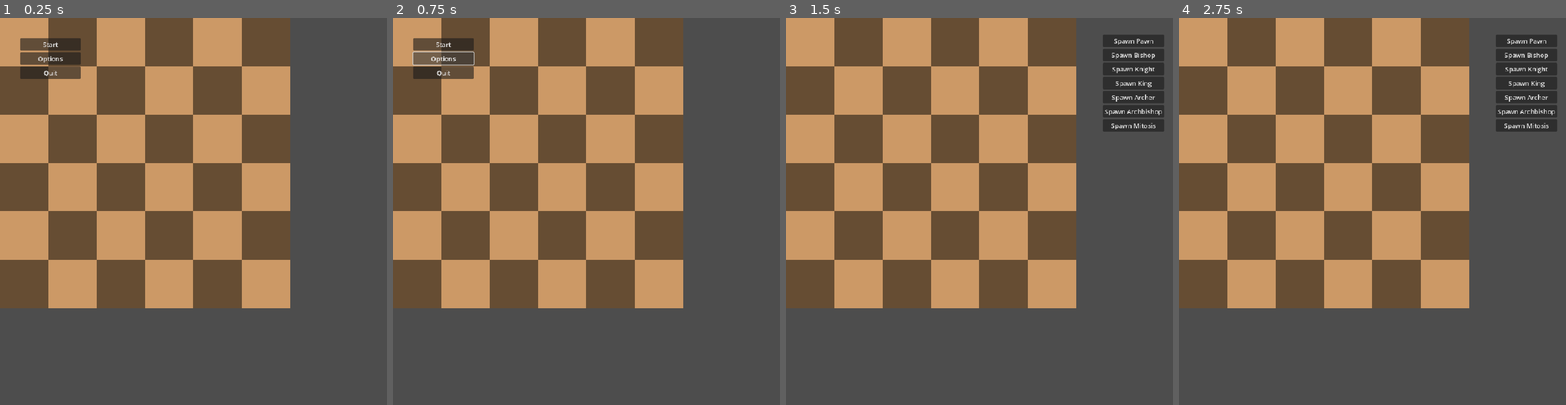
Above: before the commit, frames 1-4 (left to right).
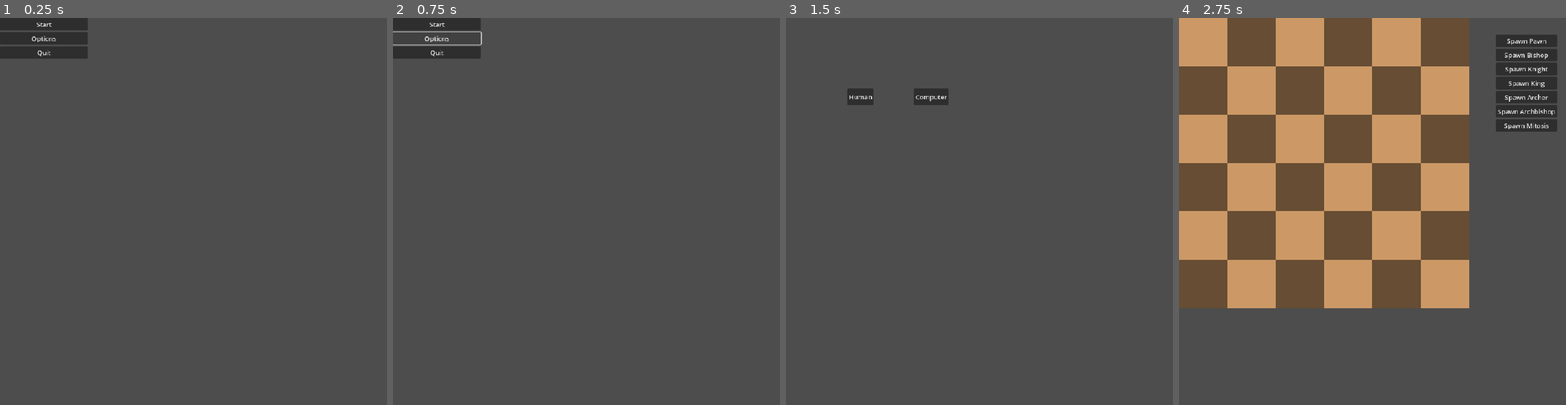
Above: after the commit, the same moments.

Repository: Wyadox/TurnBasedLite
Game: Godot game, scene res://scenes/game.tscn
Two runs of this game, one before a commit and one after it. Both use one fixed random seed, a clock stepped at 60 frames per second and the inputs below. Before the commit the project starts from res://scenes/menu.tscn.
Inputs (mouse positions are in pixels of both pictures, inside the frame that each line leads up to):
- Up to frame 1 (0.25 s): no input
- Up to frame 2 (0.75 s): click "Options" at 0.5 s
- Up to frame 3 (1.5 s): click "Start" at 1.25 s
- Up to frame 4 (2.75 s): click (1252, 95) at 2 s, where only the run after the commit has a clickable "Human"

The runs differ from the first frame. In frame 1, 56% of the frame differs, in the area x 0-75%, y 0-75%; in frame 2, 56%; in frame 3, 60%, in the area x 0-98%, y 0-75%; in frame 4, nothing differs.

Commit message:
Opponent Menu
Choose to play against the computer or another player

Diff:
--- a/chess-game/project.godot
+++ b/chess-game/project.godot
@@ -11,7 +11,7 @@
 [application]
 
 config/name="chess-game"
-run/main_scene="uid://bxe7liyqs8vux"
+run/main_scene="uid://bxdepwhprt4pp"
 config/features=PackedStringArray("4.5", "Forward Plus")
 config/icon="res://icon.svg"
 
--- a/chess-game/scenes/game.tscn
+++ b/chess-game/scenes/game.tscn
@@ -1,8 +1,10 @@
-[gd_scene load_steps=4 format=3 uid="uid://bxdepwhprt4pp"]
+[gd_scene load_steps=6 format=3 uid="uid://bxdepwhprt4pp"]
 
 [ext_resource type="Script" uid="uid://bj20fx8i5xny6" path="res://scripts/game.gd" id="1_yqjtg"]
 [ext_resource type="Script" uid="uid://dlwh8mqmkmuqo" path="res://scripts/board.gd" id="2_lnu2h"]
 [ext_resource type="Script" uid="uid://b3kuug82fetu7" path="res://scripts/setup_phase_ui.gd" id="3_lnu2h"]
+[ext_resource type="Script" uid="uid://ft8v0cp8vk1p" path="res://scenes/main_menu.gd" id="4_lbhrr"]
+[ext_resource type="Script" uid="uid://dh2jkjv5144ew" path="res://scenes/opponent_ui.gd" id="5_iywne"]
 
 [node name="Game" type="Node2D"]
 script = ExtResource("1_yqjtg")
@@ -101,6 +103,53 @@
 text = "Spawn Mitosis
 "
 
+[node name="MainMenu" type="Control" parent="."]
+layout_mode = 3
+anchors_preset = 0
+offset_right = 201.0
+offset_bottom = 161.0
+script = ExtResource("4_lbhrr")
+
+[node name="VBoxContainer" type="VBoxContainer" parent="MainMenu"]
+layout_mode = 0
+offset_right = 218.0
+offset_bottom = 104.0
+
+[node name="StartButton" type="Button" parent="MainMenu/VBoxContainer"]
+layout_mode = 2
+text = "Start"
+
+[node name="OptionsButton" type="Button" parent="MainMenu/VBoxContainer"]
+layout_mode = 2
+text = "Options"
+
+[node name="QuitButton" type="Button" parent="MainMenu/VBoxContainer"]
+layout_mode = 2
+text = "Quit"
+
+[node name="OpponentUI" type="Control" parent="."]
+layout_mode = 3
+anchors_preset = 0
+offset_left = 152.0
+offset_top = 175.0
+offset_right = 412.0
+offset_bottom = 333.0
+script = ExtResource("5_iywne")
+
+[node name="HBoxContainer" type="HBoxContainer" parent="OpponentUI"]
+layout_mode = 0
+offset_right = 319.0
+offset_bottom = 41.0
+theme_override_constants/separation = 100
+
+[node name="HumanButton" type="Button" parent="OpponentUI/HBoxContainer"]
+layout_mode = 2
+text = "Human"
+
+[node name="AiButton" type="Button" parent="OpponentUI/HBoxContainer"]
+layout_mode = 2
+text = "Computer"
+
 [connection signal="selected_square" from="." to="Board" method="_on_game_selected_square"]
 [connection signal="refund_piece" from="Board" to="SetupPhaseUI" method="_on_board_refund_piece"]
 [connection signal="set_status" from="Board" to="." method="_on_board_set_status"]
@@ -115,3 +164,13 @@
 [connection signal="pressed" from="SetupPhaseUI/VBoxContainer/Archer_Button" to="SetupPhaseUI" method="_on_archer_button_pressed"]
 [connection signal="pressed" from="SetupPhaseUI/VBoxContainer/Archbishop_Button" to="SetupPhaseUI" method="_on_archbishop_button_pressed"]
 [connection signal="pressed" from="SetupPhaseUI/VBoxContainer/Mitosis_Button" to="SetupPhaseUI" method="_on_mitosis_button_pressed"]
+[connection signal="choose_op" from="MainMenu" to="OpponentUI" method="_on_main_menu_choose_op"]
+[connection signal="pressed" from="MainMenu/VBoxContainer/StartButton" to="MainMenu" method="_on_start_button_pressed"]
+[connection signal="pressed" from="MainMenu/VBoxContainer/OptionsButton" to="MainMenu" method="_on_options_button_pressed"]
+[connection signal="pressed" from="MainMenu/VBoxContainer/QuitButton" to="MainMenu" method="_on_quit_button_pressed"]
+[connection signal="ai_op" from="OpponentUI" to="." method="_on_opponent_ui_ai_op"]
+[connection signal="human_op" from="OpponentUI" to="." method="_on_opponent_ui_human_op"]
+[connection signal="setup_ready" from="OpponentUI" to="." method="_on_opponent_ui_setup_ready"]
+[connection signal="setup_ready" from="OpponentUI" to="Board" method="_on_opponent_ui_setup_ready"]
+[connection signal="pressed" from="OpponentUI/HBoxContainer/HumanButton" to="OpponentUI" method="_on_human_button_pressed"]
+[connection signal="pressed" from="OpponentUI/HBoxContainer/AiButton" to="OpponentUI" method="_on_ai_button_pressed"]
--- a/chess-game/scripts/menu.gd
+++ b/chess-game/scenes/main_menu.gd
@@ -1,9 +1,12 @@
 extends Control
 
+signal choose_op
+
+@onready var main_menu_ui = $"."
 
 func _on_start_button_pressed() -> void:
-	get_tree().change_scene_to_file("res://scenes/game.tscn")
-
+	emit_signal("choose_op")
+	main_menu_ui.hide()
 
 func _on_options_button_pressed() -> void:
 	pass # Replace with function body.
--- a/chess-game/scenes/menu.tscn
+++ /dev/null
@@ -1,35 +0,0 @@
-[gd_scene load_steps=2 format=3 uid="uid://bxe7liyqs8vux"]
-
-[ext_resource type="Script" uid="uid://ddmja5yah0iia" path="res://scripts/menu.gd" id="1_yqeox"]
-
-[node name="MainMenu" type="Control"]
-layout_mode = 3
-anchors_preset = 15
-anchor_right = 1.0
-anchor_bottom = 1.0
-grow_horizontal = 2
-grow_vertical = 2
-script = ExtResource("1_yqeox")
-
-[node name="VBoxContainer" type="VBoxContainer" parent="."]
-layout_mode = 0
-offset_left = 50.0
-offset_top = 50.0
-offset_right = 200.0
-offset_bottom = 151.0
-
-[node name="StartButton" type="Button" parent="VBoxContainer"]
-layout_mode = 2
-text = "Start"
-
-[node name="OptionsButton" type="Button" parent="VBoxContainer"]
-layout_mode = 2
-text = "Options"
-
-[node name="QuitButton" type="Button" parent="VBoxContainer"]
-layout_mode = 2
-text = "Quit"
-
-[connection signal="pressed" from="VBoxContainer/StartButton" to="." method="_on_start_button_pressed"]
-[connection signal="pressed" from="VBoxContainer/OptionsButton" to="." method="_on_options_button_pressed"]
-[connection signal="pressed" from="VBoxContainer/QuitButton" to="." method="_on_quit_button_pressed"]
--- /dev/null
+++ b/chess-game/scenes/opponent_ui.gd
@@ -0,0 +1,25 @@
+extends Control
+
+signal setup_ready
+signal ai_op
+signal human_op
+
+@onready var opponent_ui = $"."
+
+func _ready():
+	opponent_ui.hide()
+
+func _on_human_button_pressed() -> void:
+	emit_signal("human_op")
+	emit_signal("setup_ready")
+	opponent_ui.hide()
+
+
+func _on_ai_button_pressed() -> void:
+	emit_signal("ai_op")
+	emit_signal("setup_ready")
+	opponent_ui.hide()
+
+
+func _on_main_menu_choose_op() -> void:
+	opponent_ui.show()
--- a/chess-game/scripts/board.gd
+++ b/chess-game/scripts/board.gd
@@ -16,7 +16,7 @@
 const CELL_SIZE = 120
 
 # Called when the node enters the scene tree for the first time.
-func _ready():
+func _on_opponent_ui_setup_ready() -> void:
 	draw_board()
 	init_pieces()
 
--- a/chess-game/scripts/game.gd
+++ b/chess-game/scripts/game.gd
@@ -18,9 +18,15 @@
 @onready var ui_control = $Control
 @onready var win_label = $"Control/Win Label"
 @onready var setup_ui = $SetupPhaseUI
+@onready var main_menu_ui = $MainMenu
 
 # Called when the node enters the scene tree for the first time.
 func _ready():
+	ui_control.hide()
+	win_label.hide()
+	setup_ui.hide()
+
+func _on_opponent_ui_setup_ready() -> void:
 	init_game()
 	ui_control.hide()
 	win_label.hide()
@@ -86,8 +92,6 @@
 	is_dragging = false
 	player_color = Globals.COLORS.WHITE
 	status = Globals.COLORS.WHITE
-	player2_type = Globals.PLAYER_2_TYPE.HUMAN
-	#player2_type = Globals.PLAYER_2_TYPE.AI
 
 func get_pos_under_mouse():
 	var pos = get_global_mouse_position()
@@ -215,3 +219,11 @@
 func _on_board_set_status(color: Variant) -> void:
 	status = color
 	print(color)
+
+
+func _on_opponent_ui_ai_op() -> void:
+	player2_type = Globals.PLAYER_2_TYPE.AI
+
+
+func _on_opponent_ui_human_op() -> void:
+	player2_type = Globals.PLAYER_2_TYPE.HUMAN
Not shown, added: chess-game/scenes/main_menu.gd.uid
Not shown, added: chess-game/scenes/opponent_ui.gd.uid
Not shown, removed: chess-game/scripts/menu.gd.uid
